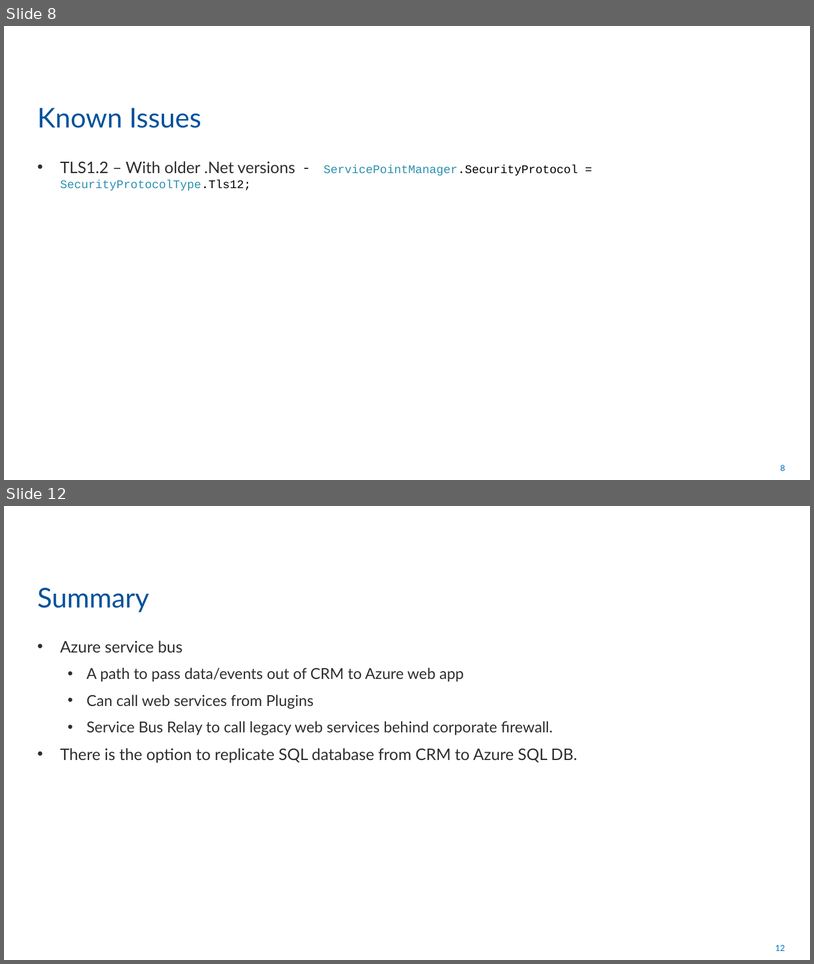
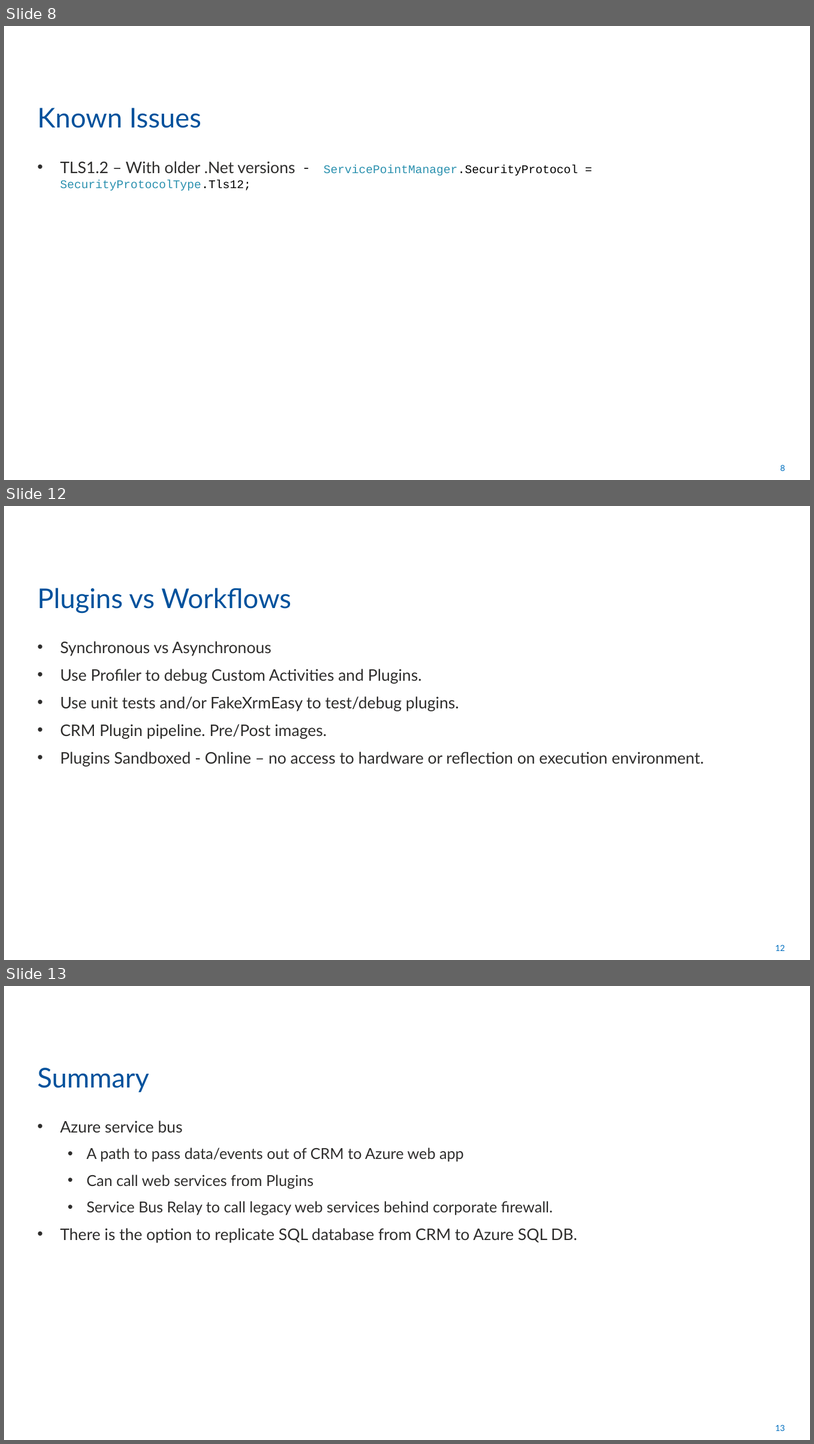
Before and after one commit to rogerhillgsy/CRMTraining, a slide deck: Documents/QA Powerpoints/Module 10.pptx. Shown one above the other, each under a label of ours: slides 8 and 12 before the commit, slides 8, 12 and 13 after it; the slides between them are not shown. The pictures are 814x964 and 814x1444 pixels, drawn with LibreOffice and Linux fonts; fonts in the diff are those of the drawing. Boxes give left, top, right and bottom in pixels: in the first picture for what was removed or moved away, otherwise in the second. Text is boxed around its words. In the diff, an @@ line names an element or a change of style, - is before the commit and + after.

```diff
--- a/Documents/QA Powerpoints/Module 10.pptx
+++ b/Documents/QA Powerpoints/Module 10.pptx
@@ slide 12 added at <box>4,506,810,960</box>, background #FFFFFF; not listed: 1 template element that a slide beside it also shows @@
@@ title added at <box>38,588,291,613</box>, 32.4 pt, text #00519C @@
+Plugins vs Workflows
@@ text added at <box>60,641,704,766</box>, 19 pt, text #2E2D2C @@
+• Synchronous vs Asynchronous
+• Use Profiler to debug Custom Activities and Plugins.
+• Use unit tests and/or FakeXrmEasy to test/debug plugins.
+• CRM Plugin pipeline. Pre/Post images.
+• Plugins Sandboxed - Online – no access to hardware or reflection on execution environment.
@@ what was slide 12 is now slide 13 @@
@@ page number at <box>776,1425,785,1431</box>: text changed @@
-12
+13
```
Also in this commit, not shown: 3 slides changed, 2 other files.
